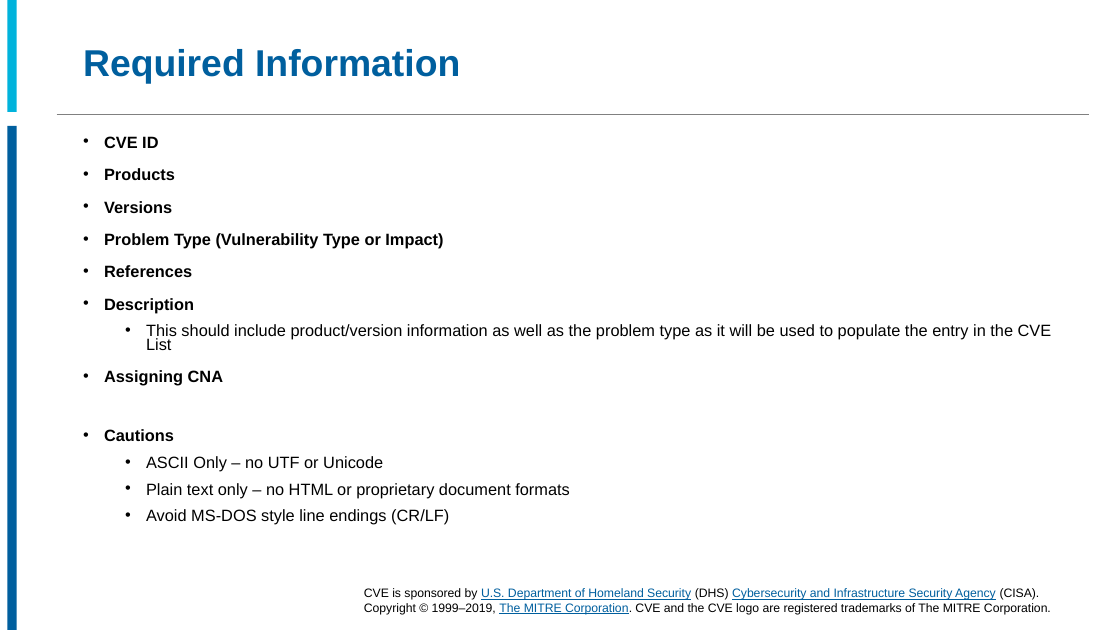
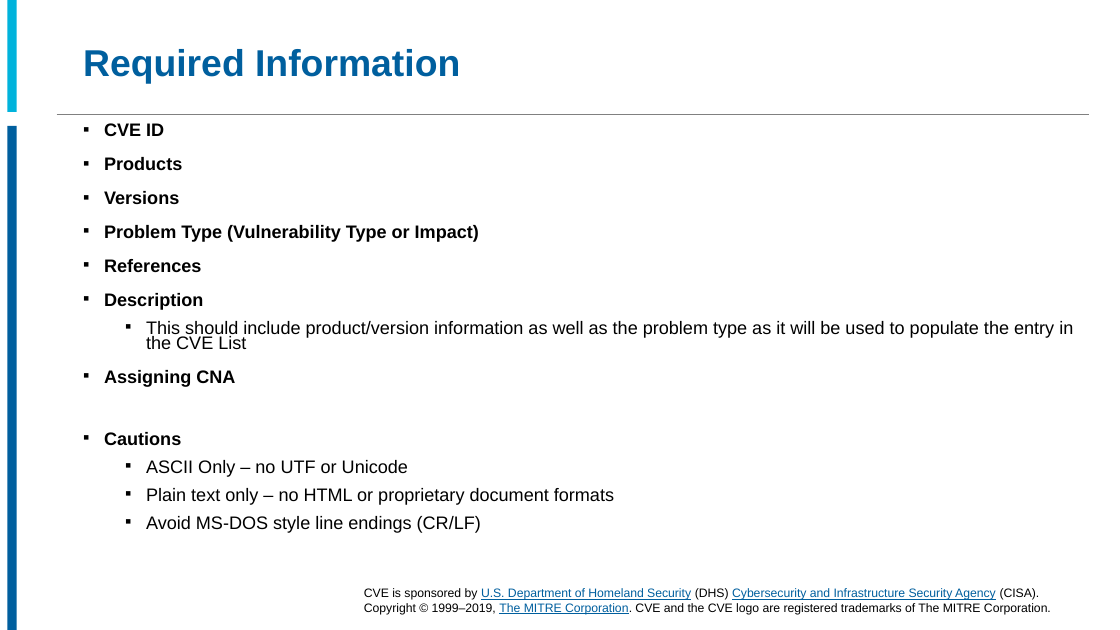
Before and after one commit to CVEProject/cveproject.github.io, a slide deck: slide 5 of docs/cna/CVE_Entry_Submission_Process.pptx. Drawn at 1120x630 pixels with LibreOffice and Linux fonts; fonts in the diff are those of the drawing; background and template pictures are left out. Boxes give left, top, right and bottom in pixels: in the first picture for what was removed or moved away, otherwise in the second. Text is boxed around its words. In the diff, an @@ line names an element or a change of style, - is before the commit and + after.

Commit message:
Upload CVE_Entry_Submission_Process.pptx
Updated on 10/9/19

```diff
--- a/docs/cna/CVE_Entry_Submission_Process.pptx
+++ b/docs/cna/CVE_Entry_Submission_Process.pptx
@@ text "CVE ID": place and size @@
-text "CVE ID" at <box>104,136,1052,525</box>
+text "CVE ID" at <box>104,123,1073,533</box>
@@ text "CVE ID" at <box>104,123,1073,533</box>: size 14 to 15.5 pt; bullet • to ▪ @@
```
Also in this commit, not shown: 20 other slides changed.
